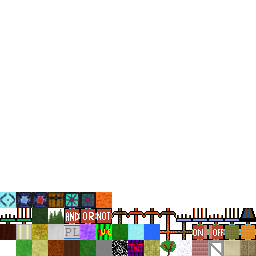
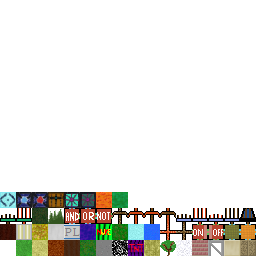
Comparing the layer stacks of the two w=256, h=256 images. Changes:
painted on "TerrainTextures.png" over [80, 192, 128, 240]
